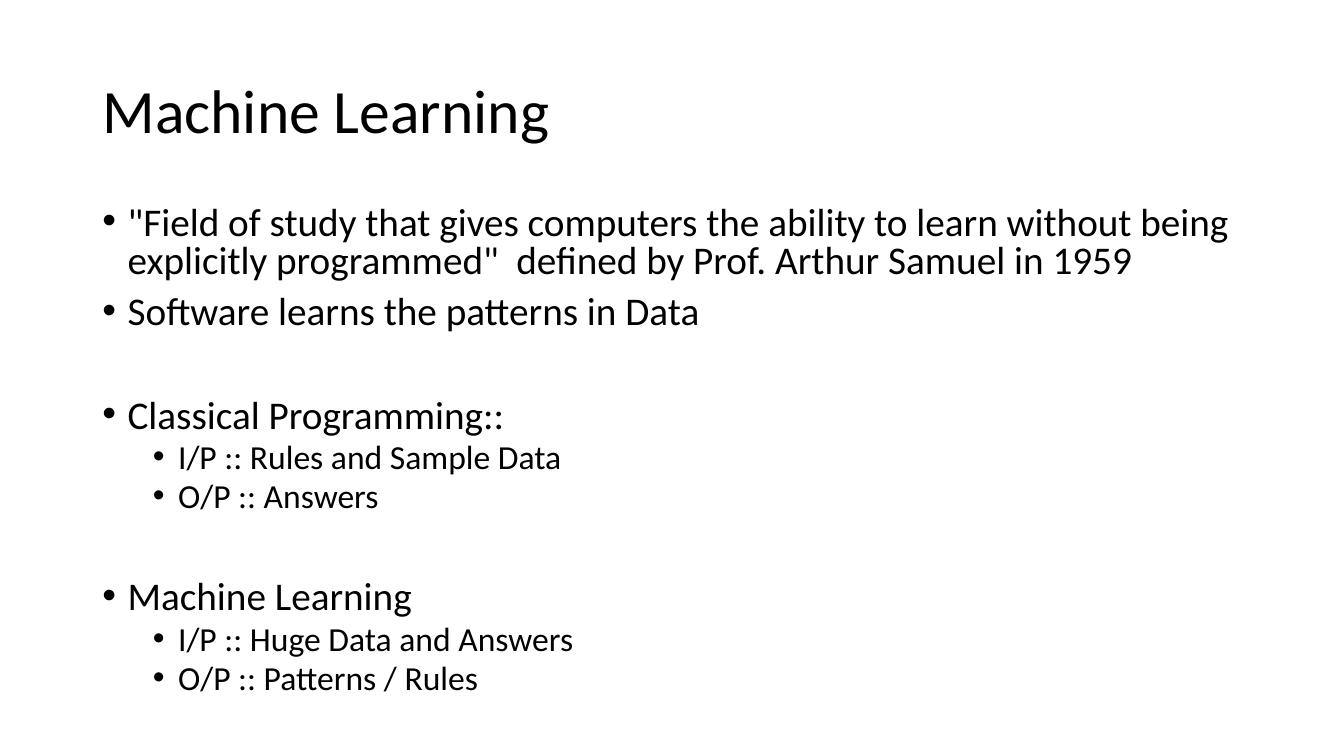
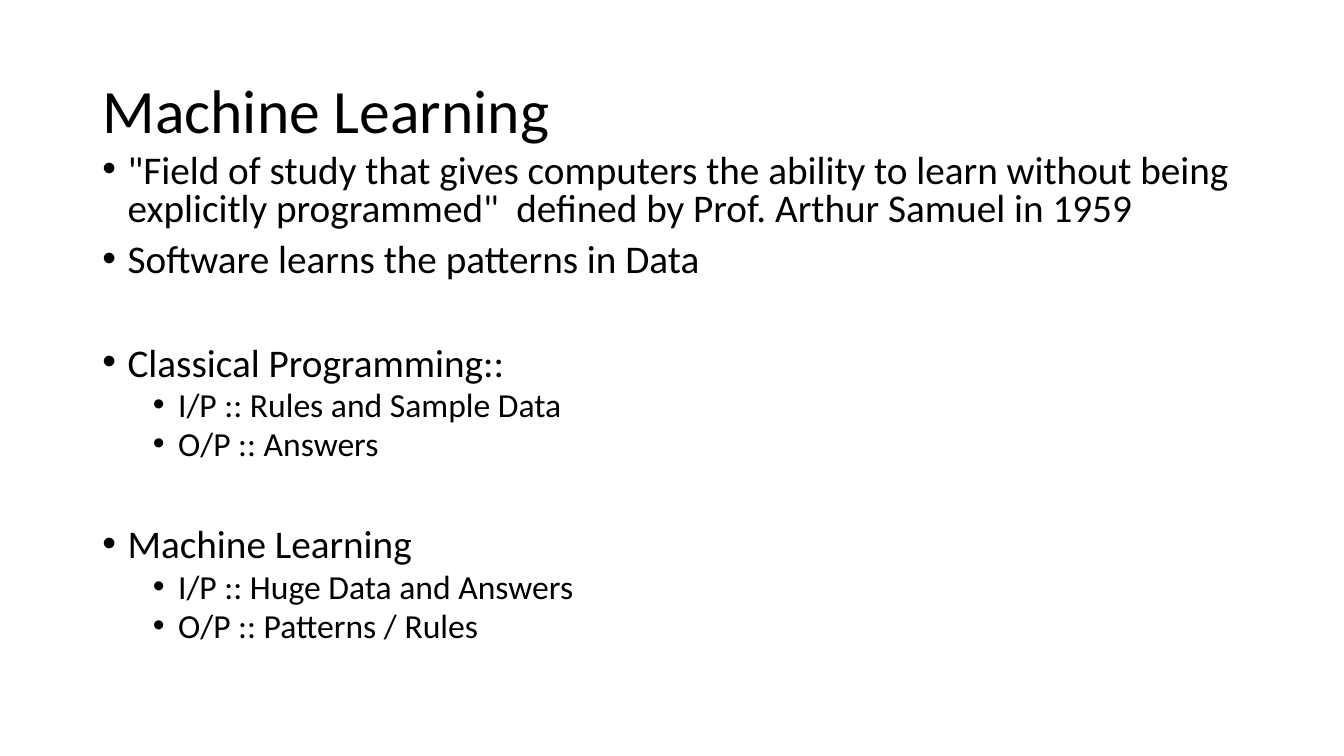
Before and after one commit to AshishNalawade0188/Machine_Learning, a slide deck: slide 3 of Day1/Introduction to ML.pptx. Drawn at 1344x756 pixels with LibreOffice and Linux fonts; fonts in the diff are those of the drawing. Boxes give left, top, right and bottom in pixels: in the first picture for what was removed or moved away, otherwise in the second. Text is boxed around its words. In the diff, an @@ line names an element or a change of style, - is before the commit and + after.

```diff
--- a/Day1/Introduction to ML.pptx
+++ b/Day1/Introduction to ML.pptx
@@ text ""Field of study that gives ...": place and size @@
-text ""Field of study that gives ..." at (128,208,1228,692)
+text ""Field of study that gives ..." at (128,156,1228,640)
```
Also in this commit, not shown: 1 other slide changed, 39 other files.
